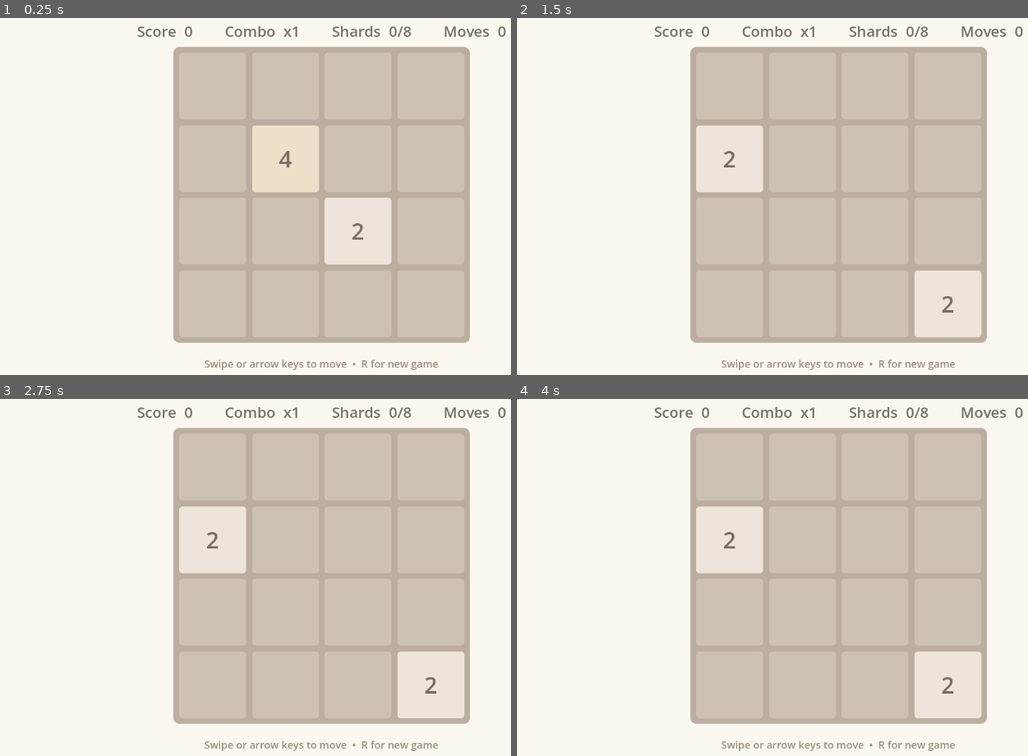
Above: before the commit, frames 1-4 (two rows, left to right).
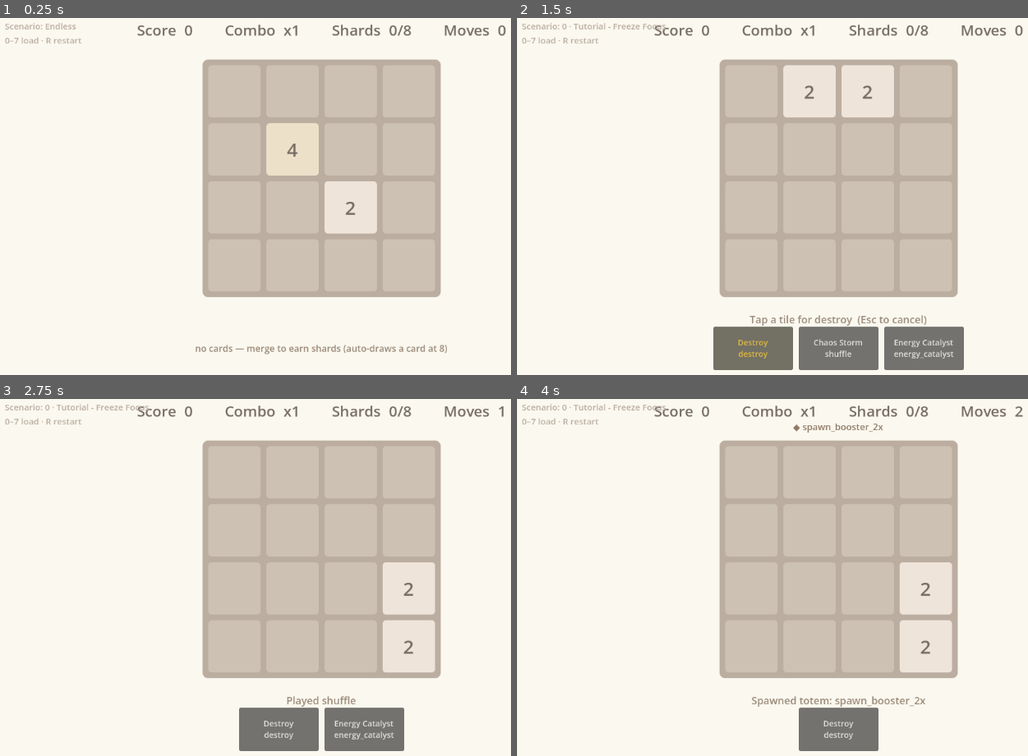
Above: after the commit, the same moments.

Repository: thegoldenmule/moveborne-godot
Game: Godot game, scene res://scenes/main.tscn
The game is run twice, just before and just after one commit, with the same random seed, the same clock (stepped at 60 frames per second) and the same inputs.
Inputs (mouse positions are in pixels of both pictures, inside the frame that each line leads up to):
- Up to frame 1 (0.25 s): no input
- Up to frame 2 (1.5 s): tap Enter at 0.5 s; move the mouse to (982, 175) at 0.52 s; hold Right 0.53-1.25 s; tap R at 0.6 s; click (982, 175) at 0.67 s; tap 0 at 0.8 s; click (752, 350) at 1.25 s, where only the run after the commit has a clickable "Destroy destroy"
- Up to frame 3 (2.75 s): click (321, 731) at 2 s, where only the run after the commit has a clickable "Chaos Storm shuffle"
- Up to frame 4 (4 s): click (798, 731) at 2.75 s, where only the run after the commit has a clickable "Destroy destroy"; click (879, 731) at 3.5 s, where only the run after the commit has a clickable "Energy Catalyst energy_cataly…"

The runs differ from the first frame. In frame 1, 22% of the frame differs, in the area x 0-100%, y 1-99%; in frame 2, 24%; in frame 3, 22%; in frame 4, 21%.

Commit message:
Phase 2: hand/card UI, tap-to-target play, totem tray, scenario picker, tweens
Turn the playable slice into a feature-complete single-player game:
- scenes/board_view.gd (MbBoardView): board rendering + spawn/merge pop tweens +
  effect-colored borders; pointer input → swiped(dir) or cell_tapped(row,col).
- scenes/main.gd: hand row (card buttons), card selection + targeting state
  machine (single tile / column / quadrant / two-tile / no-target / totem-spawn),
  totem tray, scenario label, HUD; keyboard + drag swipes; 0–7 load scenarios,
  R restart, Esc cancel.
- game/match_controller.gd: new_game_scenario() loads a scenario's startingCards +
  spawnConfigs + eventRules via MbScenarios.build_initial_board; spawn_totem().
- tools/smoke_match.gd, smoke_scen.gd: headless smokes (PASS).

Verified live via godot-ai MCP: loaded scenario 1, swiped (tiles merged 2→4,
amplify/freeze effects spawned with colored borders), then clicked the bomb card
and tapped a tile — bomb consumed the card and cleared the tile, HUD/score updated.

Remaining Phase 2 polish (optional): true slide animations (currently pop/fade)
and particle/shader FX.

Co-Authored-By: Claude Opus 4.8 (1M context) <noreply@anthropic.com>

Diff:
--- a/llm-workflow/game/match_controller.gd
+++ b/llm-workflow/game/match_controller.gd
@@ -8,22 +8,21 @@
 
 const MbEngineS := preload("res://engine/engine.gd")
 const MbRandomS := preload("res://engine/random_generator.gd")
+const MbScenariosS := preload("res://engine/scenarios.gd")
 const C := preload("res://engine/constants.gd")
 
 signal changed
 
 var state: Dictionary = {}
+var scenario_name: String = "Endless"
 
 
-func new_game(seed_value: int = -1) -> void:
-	if seed_value < 0:
-		seed_value = randi() % 1000000
-	var size := C.DEFAULT_BOARD_SIZE
+func _base_state(size: int, seed_value: int) -> Dictionary:
 	var tiles := []
 	for r in range(size):
 		for col in range(size):
 			tiles.append(MbEngineS.create_empty_tile(r, col))
-	state = {
+	return {
 		"board": {"tiles": tiles, "size": size},
 		"hand": {"cards": []},
 		"deck": {"remainingCards": C.DECK_SIZE, "nextCardIndex": 0},
@@ -36,11 +35,62 @@
 		},
 		"rngIndices": {"tile-gen": 0, "shuffle": 0, "effect-spawn": 0, "totem-spawn": 0, "card-draw": 0},
 	}
-	# Two starting tiles (mirrors a real match start; advances tile-gen RNG).
+
+
+func _spawn_starting_tiles(count: int) -> void:
 	var rng := MbRandomS.new(state["randomSeeds"], state["rngIndices"])
-	for i in range(2):
+	for i in range(count):
 		state = MbEngineS.add_random_tile_with_effects(state, rng)["gameState"]
 	state["rngIndices"] = rng.get_indices()
+
+
+func new_game(seed_value: int = -1) -> void:
+	if seed_value < 0:
+		seed_value = randi() % 1000000
+	scenario_name = "Endless"
+	state = _base_state(C.DEFAULT_BOARD_SIZE, seed_value)
+	# Two starting tiles (mirrors a real match start; advances tile-gen RNG).
+	_spawn_starting_tiles(2)
+	changed.emit()
+
+
+## Load a predefined scenario: its starting cards, board size, and effect spawn /
+## event rules. Builds the configured board, then spawns two starting tiles
+## (which may immediately gain an effect per the scenario's spawn config).
+func new_game_scenario(scenario_id: int, seed_value: int = -1) -> void:
+	var scen = MbScenariosS.get_scenario(scenario_id)
+	if scen == null:
+		new_game(seed_value)
+		return
+	if seed_value < 0:
+		seed_value = randi() % 1000000
+	scenario_name = "%d · %s" % [scenario_id, str(scen.get("name", "Scenario"))]
+	var size := int(scen.get("boardSize", C.DEFAULT_BOARD_SIZE))
+	state = _base_state(size, seed_value)
+
+	var cards := []
+	var starting: Array = scen.get("startingCards", [])
+	for i in range(starting.size()):
+		cards.append(MbScenariosS.create_card_instance(str(starting[i]), "card_start_%d" % i))
+	state["hand"] = {"cards": cards}
+
+	var cfg := {}
+	if scen.has("spawnConfigs"):
+		cfg["spawnConfigs"] = scen["spawnConfigs"]
+	if scen.has("eventRules"):
+		cfg["eventRules"] = scen["eventRules"]
+	if scen.has("maxActiveOverrides"):
+		cfg["maxActiveOverrides"] = scen["maxActiveOverrides"]
+	if not cfg.is_empty():
+		state["scenarioConfig"] = cfg
+
+	# Build the configured board (explicit/random placements) then thread RNG forward.
+	var rng := MbRandomS.new(state["randomSeeds"], state["rngIndices"])
+	var built := MbScenariosS.build_initial_board(scen, size, rng)
+	state["board"] = {"tiles": built, "size": size}
+	state["rngIndices"] = rng.get_indices()
+
+	_spawn_starting_tiles(2)
 	changed.emit()
 
 
@@ -58,3 +108,10 @@
 	state = res["state"]
 	changed.emit()
 	return res["success"]
+
+
+func spawn_totem(totem_type: String, card_index: int) -> bool:
+	var res := MbEngineS.step_totem(state, totem_type, card_index)
+	state = res["state"]
+	changed.emit()
+	return res["success"]
--- /dev/null
+++ b/llm-workflow/scenes/board_view.gd
@@ -0,0 +1,173 @@
+class_name MbBoardView
+extends Control
+
+## The board: builds a grid of tile cells, renders from engine state with spawn/
+## merge pop tweens, and turns pointer input into either a `swiped(direction)` or
+## a `cell_tapped(row, col)` (tap = small movement; drag = swipe).
+
+signal swiped(direction)
+signal cell_tapped(row, col)
+
+const GAP := 10.0
+const MIN_SWIPE := 24.0
+
+var _size := 4
+var _tile := 0.0
+var _cells: Array = []          # [{panel, sb, label}]
+var _prev: Array = []           # previous value per cell (for change detection)
+var _highlight: Array = []      # indices currently highlighted
+var _press = null
+
+
+func setup(n: int, px: float) -> void:
+	_size = n
+	mouse_filter = Control.MOUSE_FILTER_STOP
+	custom_minimum_size = Vector2(px, px)
+	size = Vector2(px, px)
+	for c in get_children():
+		c.queue_free()
+	_cells.clear()
+	_prev.clear()
+
+	var frame := Panel.new()
+	var fsb := StyleBoxFlat.new()
+	fsb.bg_color = Color("bbada0")
+	fsb.set_corner_radius_all(10)
+	frame.add_theme_stylebox_override("panel", fsb)
+	frame.size = Vector2(px, px)
+	frame.mouse_filter = Control.MOUSE_FILTER_IGNORE
+	add_child(frame)
+
+	_tile = (px - GAP * (n + 1)) / n
+	for r in range(n):
+		for c in range(n):
+			var panel := Panel.new()
+			var sb := StyleBoxFlat.new()
+			sb.bg_color = Color("cdc1b4")
+			sb.set_corner_radius_all(6)
+			panel.add_theme_stylebox_override("panel", sb)
+			panel.position = Vector2(GAP + c * (_tile + GAP), GAP + r * (_tile + GAP))
+			panel.size = Vector2(_tile, _tile)
+			panel.pivot_offset = Vector2(_tile / 2.0, _tile / 2.0)
+			panel.mouse_filter = Control.MOUSE_FILTER_IGNORE
+
+			var label := Label.new()
+			label.size = Vector2(_tile, _tile)
+			label.horizontal_alignment = HORIZONTAL_ALIGNMENT_CENTER
+			label.vertical_alignment = VERTICAL_ALIGNMENT_CENTER
+			label.add_theme_font_size_override("font_size", int(_tile * 0.36))
+			label.mouse_filter = Control.MOUSE_FILTER_IGNORE
+			panel.add_child(label)
+
+			add_child(panel)
+			_cells.append({"panel": panel, "sb": sb, "label": label})
+			_prev.append(0)
+
+
+func render(state: Dictionary) -> void:
+	var tiles: Array = state["board"]["tiles"]
+	for i in range(_cells.size()):
+		var t: Dictionary = tiles[i]
+		var cell: Dictionary = _cells[i]
+		var sb: StyleBoxFlat = cell["sb"]
+		var label: Label = cell["label"]
+		var v := 0 if bool(t["isEmpty"]) else int(t["value"])
+		if v == 0:
+			sb.bg_color = Color("cdc1b4")
+			label.text = ""
+		else:
+			sb.bg_color = _tile_color(v)
+			label.text = str(v)
+			label.add_theme_color_override("font_color", Color("776e65") if v <= 4 else Color("f9f6f2"))
+		_effect_border(sb, t, _highlight.has(i))
+		if v != int(_prev[i]) and v != 0:
+			_pop(cell["panel"], int(_prev[i]) == 0)
+		_prev[i] = v
+
+
+func set_highlight(indices: Array) -> void:
+	_highlight = indices
+
+
+func _pop(panel: Control, spawn: bool) -> void:
+	var tw := panel.create_tween()
+	if spawn:
+		panel.scale = Vector2(0.35, 0.35)
+		tw.tween_property(panel, "scale", Vector2.ONE, 0.13).set_trans(Tween.TRANS_BACK).set_ease(Tween.EASE_OUT)
+	else:
+		panel.scale = Vector2.ONE
+		tw.tween_property(panel, "scale", Vector2(1.18, 1.18), 0.07)
+		tw.tween_property(panel, "scale", Vector2.ONE, 0.07)
+
+
+func _effect_border(sb: StyleBoxFlat, t: Dictionary, highlighted: bool) -> void:
+	if highlighted:
+		sb.set_border_width_all(5)
+		sb.border_color = Color("2ecc71")
+		return
+	var has_eff := t.has("effect") and t["effect"] != null and bool((t["effect"] as Dictionary).get("active", false)) and str((t["effect"] as Dictionary).get("type", "")) != "none"
+	if has_eff:
+		sb.set_border_width_all(5)
+		sb.border_color = _effect_color(str((t["effect"] as Dictionary).get("type", "")))
+	else:
+		sb.set_border_width_all(0)
+
+
+func _gui_input(event: InputEvent) -> void:
+	var mb := event as InputEventMouseButton
+	if mb == null or mb.button_index != MOUSE_BUTTON_LEFT:
+		return
+	if mb.pressed:
+		_press = mb.position
+	elif _press != null:
+		var start: Vector2 = _press
+		var d: Vector2 = mb.position - start
+		_press = null
+		if d.length() < MIN_SWIPE:
+			var rc = _cell_at(start)
+			if rc != null:
+				cell_tapped.emit(rc[0], rc[1])
+		elif absf(d.x) > absf(d.y):
+			swiped.emit("right" if d.x > 0 else "left")
+		else:
+			swiped.emit("down" if d.y > 0 else "up")
+
+
+func _cell_at(local: Vector2):
+	var step := _tile + GAP
+	var c := int((local.x - GAP) / step)
+	var r := int((local.y - GAP) / step)
+	if r < 0 or r >= _size or c < 0 or c >= _size:
+		return null
+	var x0 := GAP + c * step
+	var y0 := GAP + r * step
+	if local.x < x0 or local.x > x0 + _tile or local.y < y0 or local.y > y0 + _tile:
+		return null
+	return [r, c]
+
+
+func _tile_color(v: int) -> Color:
+	match v:
+		2: return Color("eee4da")
+		4: return Color("ede0c8")
+		8: return Color("f2b179")
+		16: return Color("f59563")
+		32: return Color("f67c5f")
+		64: return Color("f65e3b")
+		128: return Color("edcf72")
+		256: return Color("edcc61")
+		512: return Color("edc850")
+		1024: return Color("edc53f")
+		2048: return Color("edc22e")
+		_: return Color("3c3a32")
+
+
+func _effect_color(effect_type: String) -> Color:
+	match effect_type:
+		"black_hole": return Color("4b0082")
+		"freeze": return Color("4aa6ff")
+		"amplify", "amplify_static": return Color("ffd000")
+		"lock": return Color("8a8a8a")
+		"decay": return Color("6b8e23")
+		"stone": return Color("5a5a5a")
+		_: return Color("ffffff")
--- a/llm-workflow/scenes/main.gd
+++ b/llm-workflow/scenes/main.gd
@@ -1,188 +1,265 @@
 extends Control
 
-## Playable Moveborne scene (Phase 2 vertical slice): builds the board + HUD
-## procedurally, renders from the engine state, and drives swipes from keyboard
-## (arrows) and touch/mouse drag. New game on R.
+## Playable Moveborne (Phase 2): board + HUD + hand (card select & tap-to-target)
+## + totem tray, driven by the byte-exact engine via MbMatch. Swipe with arrow
+## keys or drag; tap a card then tap target tile(s); R = new game; Esc = cancel.
 
 const MbMatchS := preload("res://game/match_controller.gd")
-
-const BOARD_PX := 520.0
-const GAP := 10.0
-const MIN_SWIPE := 24.0
+const BoardViewS := preload("res://scenes/board_view.gd")
+
+# Card -> targeting kind. Totem cards are detected via isTotemCard; time/magnet
+# have no engine action (shown as unsupported).
+const TARGET := {
+	"bomb": "tile", "destroy": "tile", "double": "tile", "split": "tile", "multiply": "tile", "radiate": "tile",
+	"clear": "column", "lightning": "column", "vortex": "quadrant",
+	"swap": "two", "clone": "two", "teleport": "two",
+	"shuffle": "none", "transform": "none",
+}
 
 var _match: MbMatch
-var _cells: Array = []          # flat row-major: [{sb: StyleBoxFlat, label: Label}]
-var _size: int = 4
+var _board
 var _hud: Label
+var _scen_label: Label
 var _toast: Label
-var _board: Control
-var _press_pos = null
+var _hand_box: HBoxContainer
+var _totem_box: HBoxContainer
+
+var _sel_index := -1
+var _sel_type := ""
+var _target_kind := ""
+var _pending: Array = []
 
 
 func _ready() -> void:
 	_match = MbMatchS.new()
 	_build_ui()
-	_match.changed.connect(_render)
+	_match.changed.connect(_on_changed)
 	_match.new_game()
 
 
 func _build_ui() -> void:
+	var vp := get_viewport_rect().size
+	var board_px: float = clampf(minf(vp.x * 0.62, vp.y - 230.0), 320.0, 540.0)
+
 	var bg := ColorRect.new()
 	bg.color = Color("faf8ef")
 	bg.set_anchors_preset(Control.PRESET_FULL_RECT)
+	bg.mouse_filter = Control.MOUSE_FILTER_IGNORE
 	add_child(bg)
 
 	_hud = Label.new()
 	_hud.set_anchors_preset(Control.PRESET_TOP_WIDE)
-	_hud.position = Vector2(0, 18)
+	_hud.offset_top = 16
 	_hud.horizontal_alignment = HORIZONTAL_ALIGNMENT_CENTER
 	_hud.add_theme_font_size_override("font_size", 26)
 	_hud.add_theme_color_override("font_color", Color("776e65"))
+	_hud.mouse_filter = Control.MOUSE_FILTER_IGNORE
 	add_child(_hud)
 
-	_board = Control.new()
-	_board.custom_minimum_size = Vector2(BOARD_PX, BOARD_PX)
-	_board.size = Vector2(BOARD_PX, BOARD_PX)
-	_board.set_anchors_preset(Control.PRESET_CENTER)
-	_board.position = Vector2(-BOARD_PX / 2.0, -BOARD_PX / 2.0)
+	_scen_label = Label.new()
+	_scen_label.set_anchors_preset(Control.PRESET_TOP_LEFT)
+	_scen_label.position = Vector2(20, 16)
+	_scen_label.add_theme_font_size_override("font_size", 15)
+	_scen_label.add_theme_color_override("font_color", Color("bbada0"))
+	_scen_label.mouse_filter = Control.MOUSE_FILTER_IGNORE
+	add_child(_scen_label)
+
+	_totem_box = HBoxContainer.new()
+	_totem_box.set_anchors_preset(Control.PRESET_TOP_WIDE)
+	_totem_box.offset_top = 50
+	_totem_box.alignment = BoxContainer.ALIGNMENT_CENTER
+	_totem_box.add_theme_constant_override("separation", 14)
+	_totem_box.mouse_filter = Control.MOUSE_FILTER_IGNORE
+	add_child(_totem_box)
+
+	_board = BoardViewS.new()
 	add_child(_board)
-
-	var frame := Panel.new()
-	var fsb := StyleBoxFlat.new()
-	fsb.bg_color = Color("bbada0")
-	fsb.set_corner_radius_all(10)
-	frame.add_theme_stylebox_override("panel", fsb)
-	frame.size = Vector2(BOARD_PX, BOARD_PX)
-	_board.add_child(frame)
+	_board.setup(4, board_px)
+	_board.position = Vector2((vp.x - board_px) / 2.0, 86.0)
+	_board.swiped.connect(_on_swiped)
+	_board.cell_tapped.connect(_on_cell_tapped)
 
 	_toast = Label.new()
 	_toast.set_anchors_preset(Control.PRESET_BOTTOM_WIDE)
-	_toast.position = Vector2(0, -40)
+	_toast.offset_top = -118
+	_toast.offset_bottom = -98
 	_toast.horizontal_alignment = HORIZONTAL_ALIGNMENT_CENTER
 	_toast.add_theme_font_size_override("font_size", 18)
 	_toast.add_theme_color_override("font_color", Color("9c8b7a"))
-	_toast.text = "Swipe or arrow keys to move  •  R for new game"
+	_toast.mouse_filter = Control.MOUSE_FILTER_IGNORE
 	add_child(_toast)
 
-	_build_board()
-
-
-func _build_board() -> void:
-	for c in _cells:
-		(c["label"].get_parent() as Node).queue_free()
-	_cells.clear()
-	var tile := (BOARD_PX - GAP * (_size + 1)) / _size
-	for r in range(_size):
-		for col in range(_size):
-			var panel := Panel.new()
-			var sb := StyleBoxFlat.new()
-			sb.bg_color = Color("cdc1b4")
-			sb.set_corner_radius_all(6)
-			panel.add_theme_stylebox_override("panel", sb)
-			panel.position = Vector2(GAP + col * (tile + GAP), GAP + r * (tile + GAP))
-			panel.size = Vector2(tile, tile)
-			_board.add_child(panel)
-
-			var label := Label.new()
-			label.size = Vector2(tile, tile)
-			label.horizontal_alignment = HORIZONTAL_ALIGNMENT_CENTER
-			label.vertical_alignment = VERTICAL_ALIGNMENT_CENTER
-			label.add_theme_font_size_override("font_size", 40)
-			panel.add_child(label)
-
-			_cells.append({"sb": sb, "label": label})
-
-
-func _render() -> void:
+	_hand_box = HBoxContainer.new()
+	_hand_box.set_anchors_preset(Control.PRESET_BOTTOM_WIDE)
+	_hand_box.offset_left = 20
+	_hand_box.offset_right = -20
+	_hand_box.offset_top = -92
+	_hand_box.offset_bottom = -16
+	_hand_box.alignment = BoxContainer.ALIGNMENT_CENTER
+	_hand_box.add_theme_constant_override("separation", 10)
+	add_child(_hand_box)
+
+
+func _on_changed() -> void:
+	_board.render(_match.state)
+	_rebuild_hand()
+	_rebuild_totems()
+	_update_hud()
+
+
+func _on_swiped(direction: String) -> void:
+	if _target_kind != "":
+		return
+	_match.swipe(direction)
+
+
+func _on_cell_tapped(row: int, col: int) -> void:
+	if _target_kind == "":
+		return
+	match _target_kind:
+		"tile": _play({"tile": {"row": row, "col": col}})
+		"column": _play({"column": col})
+		"quadrant": _play({"row": row, "column": col})
+		"two":
+			_pending.append({"row": row, "col": col})
+			if _pending.size() == 1:
+				_toast.text = "Tap the second tile for %s" % _sel_type
+			else:
+				_play(_two_params())
+
+
+func _two_params() -> Dictionary:
+	if _sel_type == "swap":
+		return {"tile1": _pending[0], "tile2": _pending[1]}
+	return {"sourceTile": _pending[0], "targetTile": _pending[1]}
+
+
+func _select_card(index: int) -> void:
+	var cards: Array = _match.state["hand"]["cards"]
+	if index < 0 or index >= cards.size():
+		return
+	var card: Dictionary = cards[index]
+	var type := str(card["type"])
+	if bool(card.get("isTotemCard", false)):
+		var tt := str((card["spawnsTotem"] as Dictionary)["id"])
+		var ok := _match.spawn_totem(tt, index)
+		_toast.text = ("Spawned totem: %s" % tt) if ok else "Totem spawn failed"
+		_cancel_target()
+		return
+	if not TARGET.has(type):
+		_toast.text = "'%s' has no board action yet" % type
+		return
+	var kind := str(TARGET[type])
+	if kind == "none":
+		var ok := _match.play_card(type, {}, index)
+		_toast.text = ("Played %s" % type) if ok else "%s: no valid targets" % type
+		_cancel_target()
+		return
+	_sel_index = index
+	_sel_type = type
+	_target_kind = kind
+	_pending = []
+	_toast.text = _prompt()
+	_rebuild_hand()
+
+
+func _play(params: Dictionary) -> void:
+	var ok := _match.play_card(_sel_type, params, _sel_index)
+	_toast.text = ("Played %s" % _sel_type) if ok else "%s: invalid target" % _sel_type
+	_cancel_target()
+
+
+func _cancel_target() -> void:
+	_sel_index = -1
+	_sel_type = ""
+	_target_kind = ""
+	_pending = []
+	if _board != null:
+		_board.set_highlight([])
+	_rebuild_hand()
+
+
+func _prompt() -> String:
+	match _target_kind:
+		"tile": return "Tap a tile for %s  (Esc to cancel)" % _sel_type
+		"column": return "Tap a column for %s  (Esc to cancel)" % _sel_type
+		"quadrant": return "Tap top-left of a 2x2 for %s  (Esc to cancel)" % _sel_type
+		"two": return "Tap the first tile for %s  (Esc to cancel)" % _sel_type
+	return ""
+
+
+func _rebuild_hand() -> void:
+	for c in _hand_box.get_children():
+		c.queue_free()
+	var cards: Array = _match.state["hand"]["cards"]
+	if cards.is_empty():
+		var lbl := Label.new()
+		lbl.text = "no cards — merge to earn shards (auto-draws a card at 8)"
+		lbl.add_theme_color_override("font_color", Color("9c8b7a"))
+		lbl.add_theme_font_size_override("font_size", 16)
+		_hand_box.add_child(lbl)
+		return
+	for i in range(cards.size()):
+		var card: Dictionary = cards[i]
+		var b := Button.new()
+		b.custom_minimum_size = Vector2(140, 74)
+		b.text = "%s\n%s" % [str(card.get("name", "?")), str(card["type"])]
+		b.add_theme_font_size_override("font_size", 14)
+		if i == _sel_index:
+			b.modulate = Color("ffd54a")
+		b.pressed.connect(_select_card.bind(i))
+		_hand_box.add_child(b)
+
+
+func _rebuild_totems() -> void:
+	for c in _totem_box.get_children():
+		c.queue_free()
+	var totems: Array = _match.state["totems"]["active"]
+	for t in totems:
+		var lbl := Label.new()
+		lbl.text = "◆ %s" % str((t as Dictionary).get("type", "?"))
+		lbl.add_theme_font_size_override("font_size", 16)
+		lbl.add_theme_color_override("font_color", Color("8f7a66"))
+		_totem_box.add_child(lbl)
+
+
+func _update_hud() -> void:
 	var st: Dictionary = _match.state
-	if st.is_empty():
-		return
-	_size = int(st["board"]["size"])
-	if _cells.size() != _size * _size:
-		_build_board()
-	var tiles: Array = st["board"]["tiles"]
-	for i in range(_cells.size()):
-		var t: Dictionary = tiles[i]
-		var cell: Dictionary = _cells[i]
-		var sb: StyleBoxFlat = cell["sb"]
-		var label: Label = cell["label"]
-		if bool(t["isEmpty"]):
-			sb.bg_color = Color("cdc1b4")
-			label.text = ""
-		else:
-			var v := int(t["value"])
-			sb.bg_color = _tile_color(v)
-			label.text = str(v)
-			label.add_theme_color_override("font_color", Color("776e65") if v <= 4 else Color("f9f6f2"))
-		_apply_effect_border(sb, t)
 	_hud.text = "Score  %d        Combo  x%d        Shards  %d/8        Moves  %d" % [
 		int(st["score"]), int(st["comboMultiplier"]), int(st["shards"]), int(st["moveIndex"])
 	]
-
-
-func _apply_effect_border(sb: StyleBoxFlat, t: Dictionary) -> void:
-	var has_eff := t.has("effect") and t["effect"] != null and bool((t["effect"] as Dictionary).get("active", false)) and str((t["effect"] as Dictionary).get("type", "")) != "none"
-	var w := 5 if has_eff else 0
-	sb.border_width_left = w
-	sb.border_width_right = w
-	sb.border_width_top = w
-	sb.border_width_bottom = w
-	if has_eff:
-		sb.border_color = _effect_color(str((t["effect"] as Dictionary).get("type", "")))
-
-
-func _tile_color(v: int) -> Color:
-	match v:
-		2: return Color("eee4da")
-		4: return Color("ede0c8")
-		8: return Color("f2b179")
-		16: return Color("f59563")
-		32: return Color("f67c5f")
-		64: return Color("f65e3b")
-		128: return Color("edcf72")
-		256: return Color("edcc61")
-		512: return Color("edc850")
-		1024: return Color("edc53f")
-		2048: return Color("edc22e")
-		_: return Color("3c3a32")
-
-
-func _effect_color(effect_type: String) -> Color:
-	match effect_type:
-		"black_hole": return Color("4b0082")
-		"freeze": return Color("4aa6ff")
-		"amplify", "amplify_static": return Color("ffd000")
-		"lock": return Color("8a8a8a")
-		"decay": return Color("6b8e23")
-		"stone": return Color("5a5a5a")
-		_: return Color("ffffff")
+	_scen_label.text = "Scenario: %s\n0–7 load · R restart" % _match.scenario_name
+
+
+func _load_scenario(scenario_id: int) -> void:
+	_cancel_target()
+	_match.new_game_scenario(scenario_id)
+	_toast.text = "Loaded scenario %s" % _match.scenario_name
 
 
 func _unhandled_input(event: InputEvent) -> void:
 	if event is InputEventKey and event.pressed and not event.echo:
 		match event.keycode:
-			KEY_LEFT: _do("left")
-			KEY_RIGHT: _do("right")
-			KEY_UP: _do("up")
-			KEY_DOWN: _do("down")
-			KEY_R: _match.new_game()
-	elif event is InputEventMouseButton and event.button_index == MOUSE_BUTTON_LEFT:
-		if event.pressed:
-			_press_pos = event.position
-		elif _press_pos != null:
-			_swipe_from(_press_pos, event.position)
-			_press_pos = null
-
-
-func _swipe_from(a: Vector2, b: Vector2) -> void:
-	var d := b - a
-	if d.length() < MIN_SWIPE:
-		return
-	if absf(d.x) > absf(d.y):
-		_do("right" if d.x > 0 else "left")
-	else:
-		_do("down" if d.y > 0 else "up")
-
-
-func _do(direction: String) -> void:
-	_match.swipe(direction)
+			KEY_LEFT: _key_swipe("left")
+			KEY_RIGHT: _key_swipe("right")
+			KEY_UP: _key_swipe("up")
+			KEY_DOWN: _key_swipe("down")
+			KEY_R:
+				_cancel_target()
+				_match.new_game()
+			KEY_ESCAPE:
+				_cancel_target()
+				_toast.text = "Swipe to move  •  tap a card to play  •  0–7 scenarios  •  R = new game"
+			KEY_0: _load_scenario(0)
+			KEY_1: _load_scenario(1)
+			KEY_2: _load_scenario(2)
+			KEY_3: _load_scenario(3)
+			KEY_4: _load_scenario(4)
+			KEY_5: _load_scenario(5)
+			KEY_6: _load_scenario(6)
+			KEY_7: _load_scenario(7)
+
+
+func _key_swipe(direction: String) -> void:
+	if _target_kind == "":
+		_match.swipe(direction)
--- /dev/null
+++ b/llm-workflow/tools/smoke_scen.gd
@@ -0,0 +1,16 @@
+extends SceneTree
+func _initialize():
+	var m = load("res://game/match_controller.gd").new()
+	for sid in [0,1,4]:
+		m.new_game_scenario(sid, 555)
+		var cards = m.state["hand"]["cards"].size()
+		var hascfg = m.state.has("scenarioConfig")
+		var nonempty = 0
+		for t in m.state["board"]["tiles"]:
+			if not t["isEmpty"]: nonempty += 1
+		print("scenario %d (%s): %d cards, %d tiles, scenarioConfig=%s" % [sid, m.scenario_name, cards, nonempty, hascfg])
+	# play a card from scenario 1 hand
+	m.new_game_scenario(1, 555)
+	print("hand before: ", m.state["hand"]["cards"].map(func(c): return c["type"]))
+	print("SCEN SMOKE: OK")
+	quit(0)
Not shown, added: llm-workflow/scenes/board_view.gd.uid
Not shown, added: llm-workflow/tools/smoke_match.gd.uid
Not shown, added: llm-workflow/tools/smoke_scen.gd.uid
